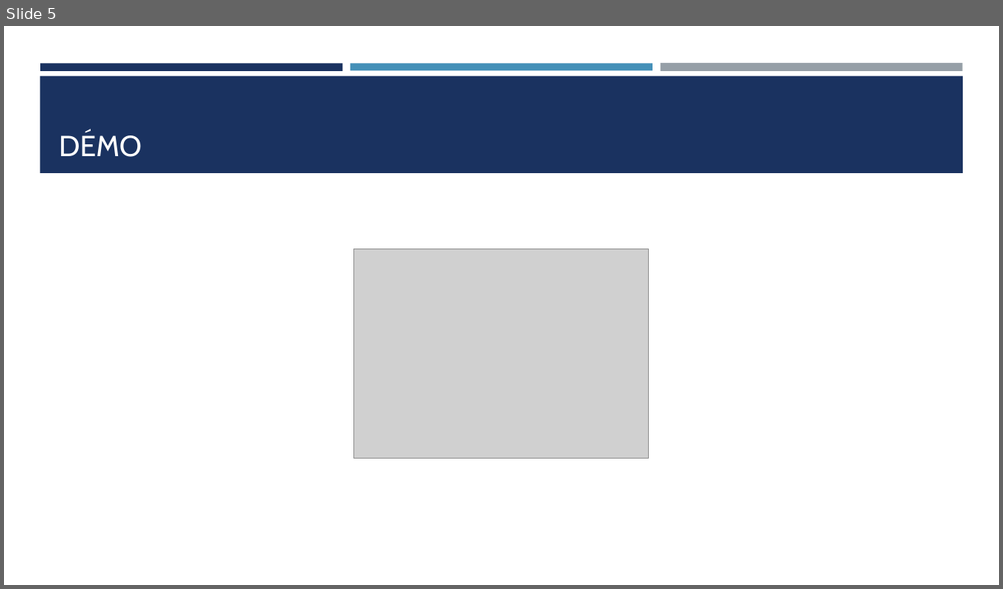
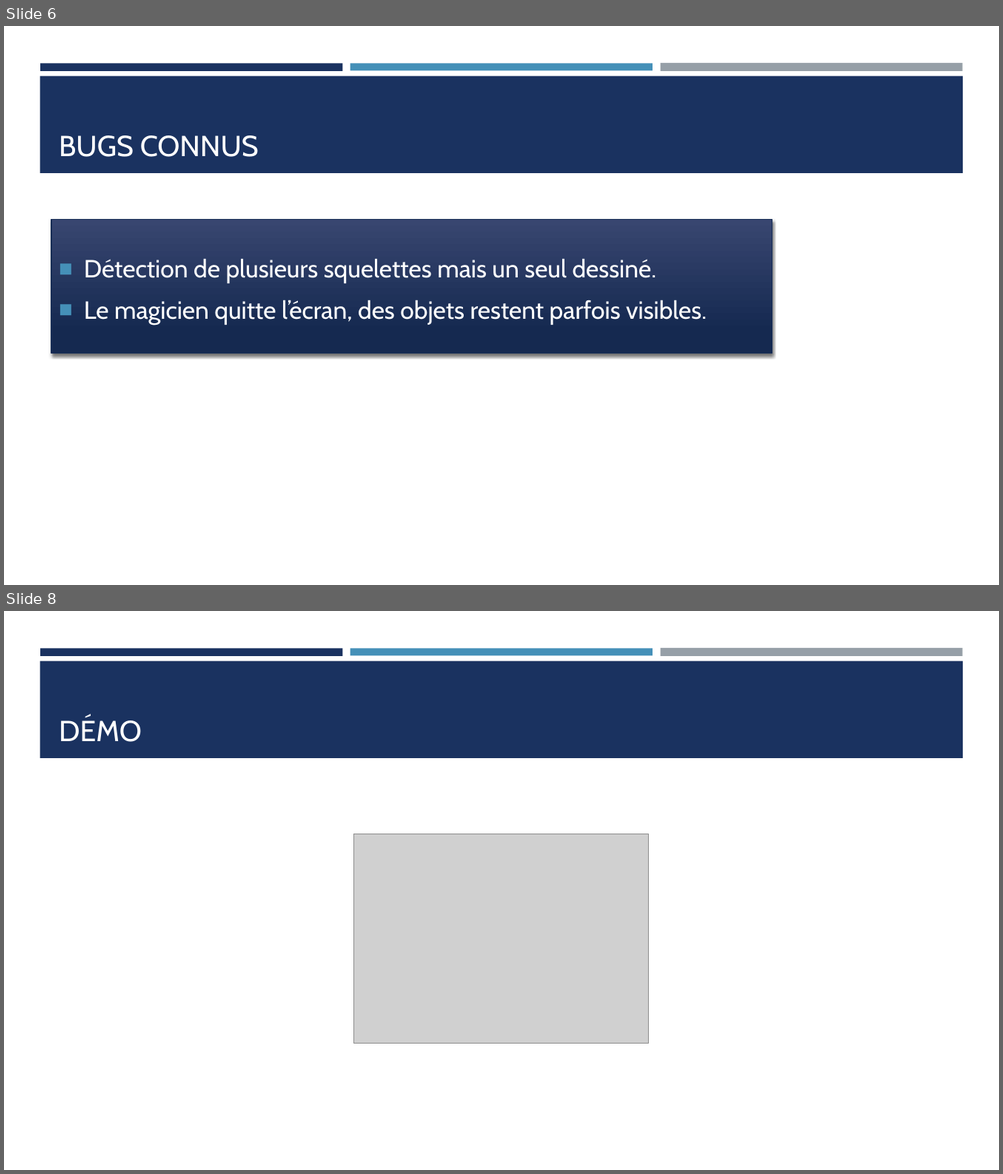
Before and after one commit to MichelaZucca/magicHatPygameKinect, a slide deck: magicHat/magicHat.pptx. Shown one above the other, each under a label of ours: slide 5 before the commit, slides 6 and 8 after it; the slides between them are not shown. The pictures are 1003x589 and 1003x1174 pixels, drawn with LibreOffice and Linux fonts; fonts in the diff are those of the drawing; grey boxes stand for pictures. Boxes give left, top, right and bottom in pixels: in the first picture for what was removed or moved away, otherwise in the second. Text is boxed around its words. In the diff, an @@ line names an element or a change of style, - is before the commit and + after.

```diff
--- a/magicHat/magicHat.pptx
+++ b/magicHat/magicHat.pptx
@@ slide 6 added at (4, 26, 999, 585), background #FFFFFF; not listed: 4 template elements that a slide beside it also shows @@
@@ title added at (59, 136, 259, 157), 28 pt, text #FFFFFF @@
+BUGS CONNUS
@@ text added at (52, 219, 772, 354), fill gradient #394771 to #162A51, outline #172D56 1 pt, 24 pt, text #FFFFFF @@
+■ Détection de plusieurs squelettes mais un seul dessiné.
+■ Le magicien quitte l’écran, des objets restent parfois visibles.
@@ what was slide 5 is now slide 8 @@
```
Also in this commit, not shown: 3 slides changed, 3 other slides added, 1 slide removed.
